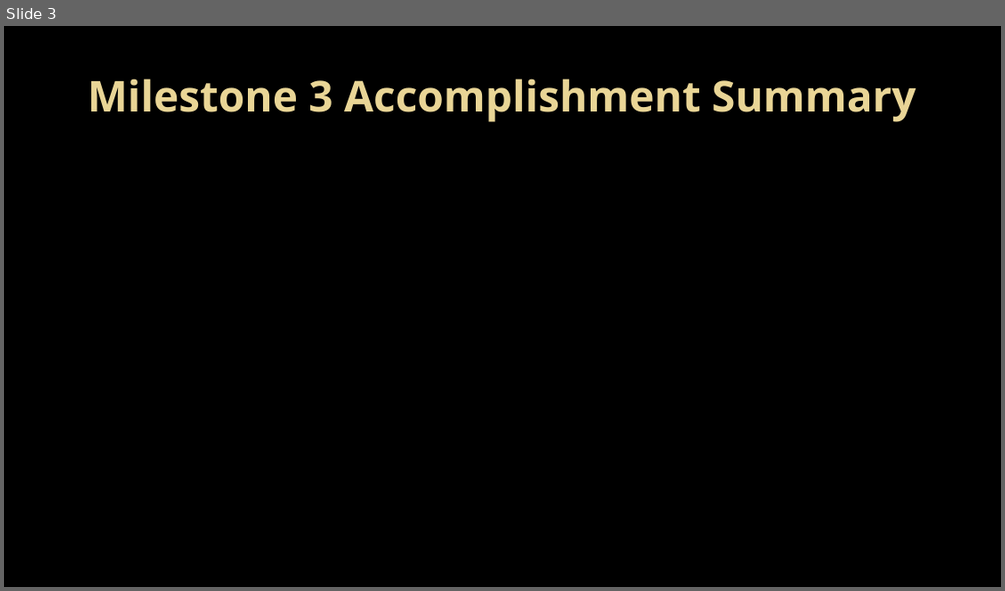
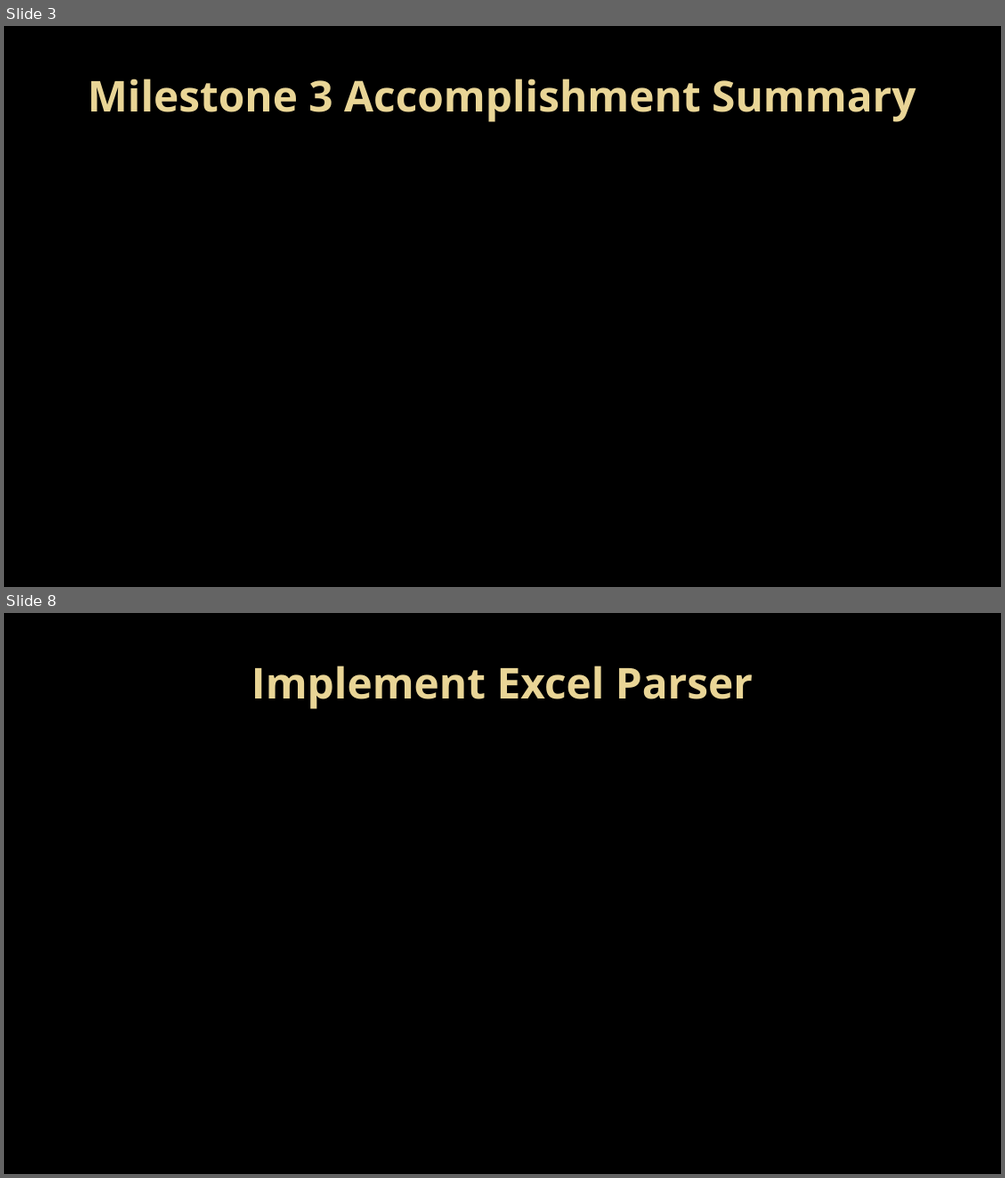
Before and after one commit to Topgun122104/SeniorProj, a slide deck: Documents/Presentations/Milestone 3 presentation.pptx. Shown one above the other, each under a label of ours: slide 3 before the commit, slides 3 and 8 after it; the slides between them are not shown. The pictures are 1005x591 and 1005x1178 pixels, drawn with LibreOffice and Linux fonts; fonts in the diff are those of the drawing; background and template pictures are left out. Boxes give left, top, right and bottom in pixels: in the first picture for what was removed or moved away, otherwise in the second. Text is boxed around its words. In the diff, an @@ line names an element or a change of style, - is before the commit and + after.

```diff
--- a/Documents/Presentations/Milestone 3 presentation.pptx
+++ b/Documents/Presentations/Milestone 3 presentation.pptx
@@ slide 8 added at bbox=[4, 613, 1001, 1174], background picture (left out) @@
@@ title added at bbox=[251, 666, 752, 709], 41 pt, text gradient #EAD696 to #E7D081, bold @@
+Implement Excel Parser
```
Also in this commit, not shown: 1 slide changed, 4 other slides added, 2 slides removed, 1 other file.
